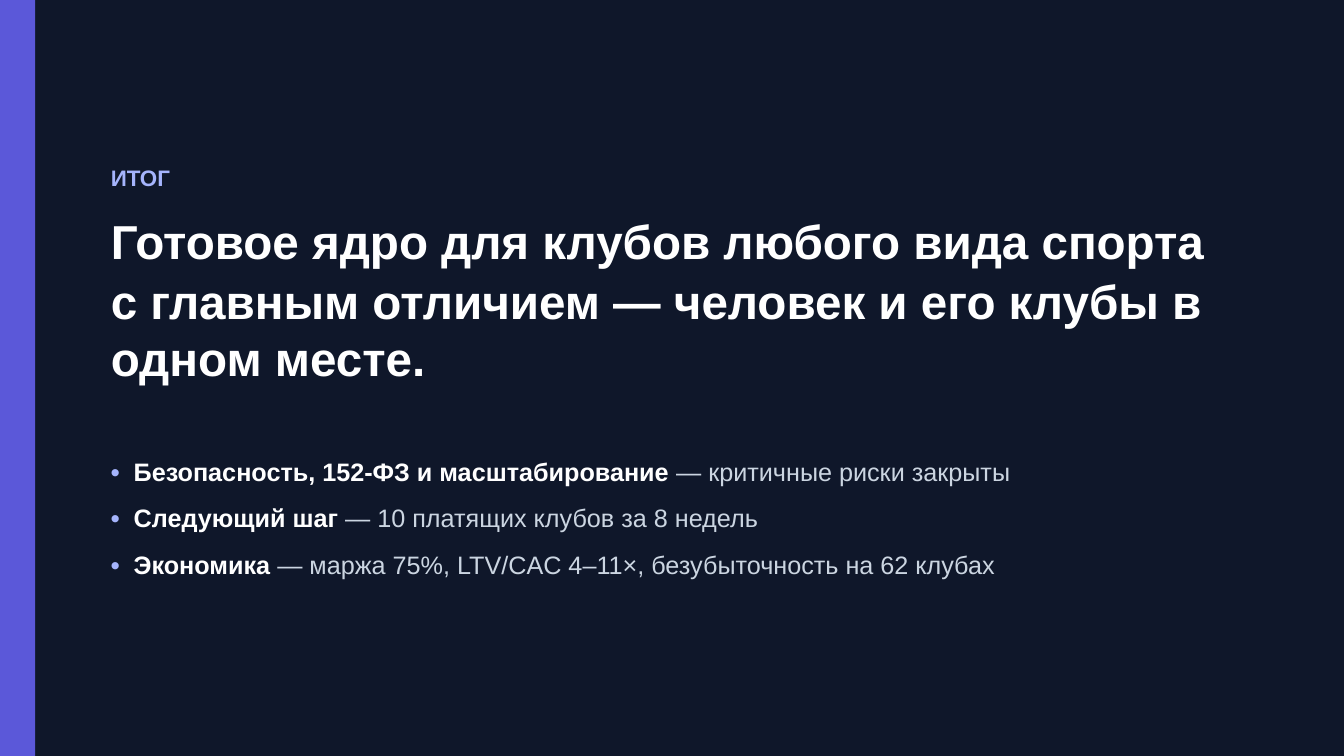
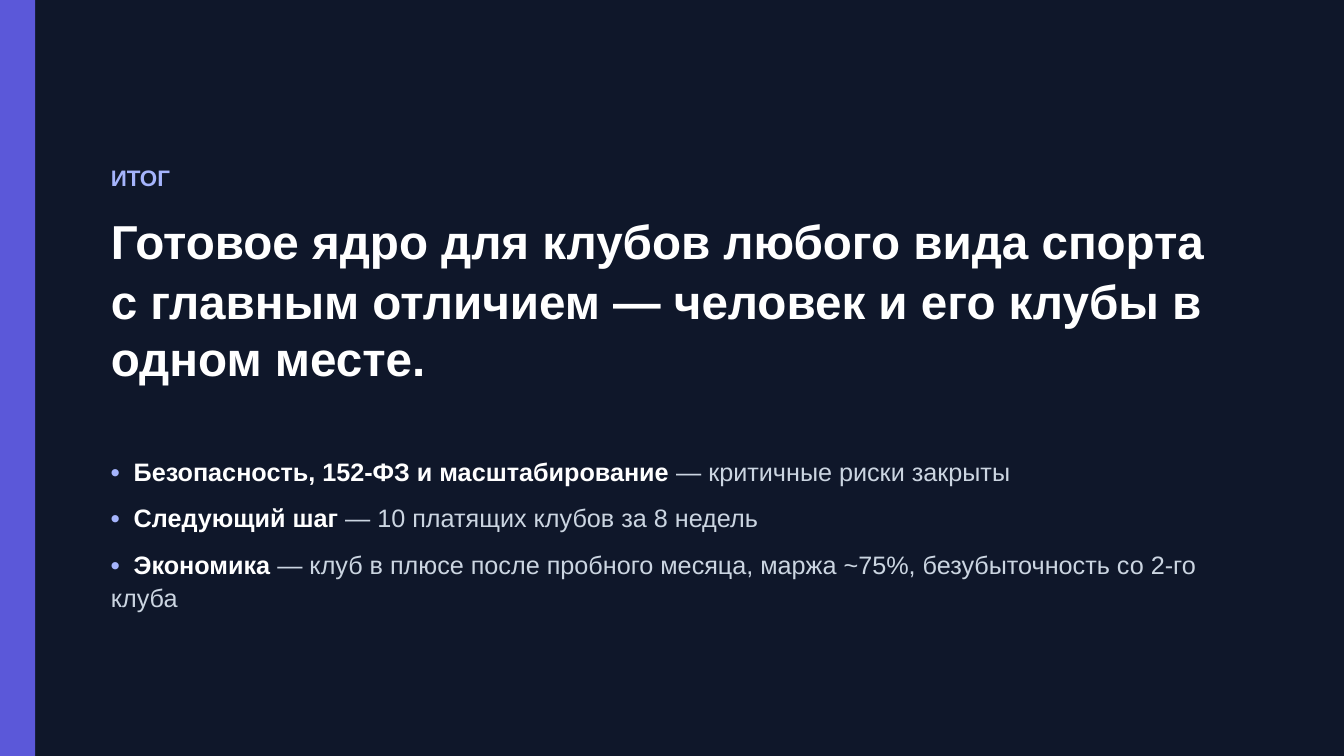
Before and after one commit to ilyakislenko/clubspace, a slide deck: slide 21 of docs/strategy/ClubSpace-strengths-weaknesses.pptx (slide 20 before the commit). Drawn at 1344x756 pixels with LibreOffice and Linux fonts; fonts in the diff are those of the drawing. Boxes give left, top, right and bottom in pixels: in the first picture for what was removed or moved away, otherwise in the second. Text is boxed around its words. In the diff, an @@ line names an element or a change of style, - is before the commit and + after.

```diff
--- a/docs/strategy/ClubSpace-strengths-weaknesses.pptx
+++ b/docs/strategy/ClubSpace-strengths-weaknesses.pptx
@@ text at box(111, 555, 1196, 612): text changed @@
-• Экономика — маржа 75%, LTV/CAC 4–11×, безубыточность на 62 клубах
+• Экономика — клуб в плюсе после пробного месяца, маржа ~75%, безубыточность со 2‑го клуба
```
Also in this commit, not shown: 9 other slides changed, 1 slide added, 3 other files.
